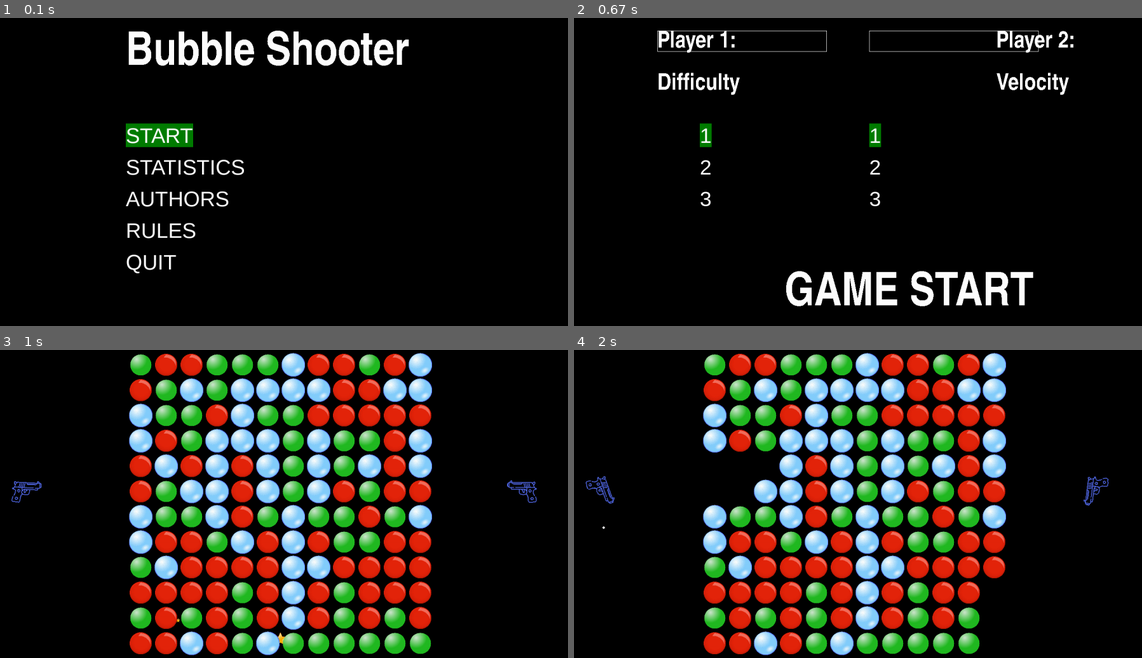
Above: before the commit, frames 1-4 (two rows, left to right).
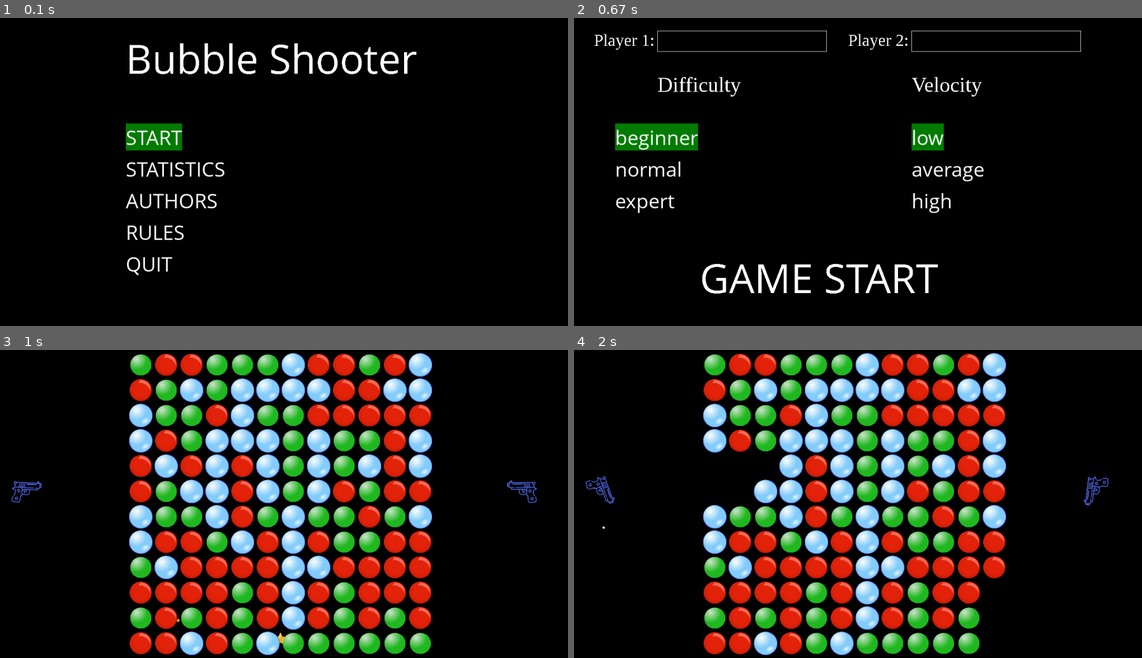
Above: after the commit, the same moments.

Repository: VorchukOleg/Project-pygame
Game: pygame game, started from rabota.py
Two runs of this game, one before a commit and one after it. Both use one fixed random seed, a clock stepped at 60 frames per second and the inputs below.
Inputs:
- Up to frame 1 (0.1 s): no input
- Up to frame 2 (0.67 s): tap Space at 0.33 s
- Up to frame 3 (1 s): click "GAME START" at 0.72 s
- Up to frame 4 (2 s): tap Space at 1, 1.88 s; hold Space 1.33-1.8 s; hold Up 1.33-1.8 s

The runs differ from the first frame. In frame 1, 5.5% of the frame differs, in the area x 22-74%, y 4-84%; in frame 2, 8.7%, in the area x 3-90%, y 4-94%; in frame 3, nothing differs; in frame 4, nothing differs.

Commit message:
game decor

Diff:
--- a/rabota.py
+++ b/rabota.py
@@ -17,7 +17,7 @@
 guns = pygame.sprite.Group()
 explosions = pygame.sprite.Group()
 pygame.display.set_caption('Bubble shooter')
-ARIAL_50 = pygame.font.SysFont('arial', 50)
+ARIAL_50 = pygame.font.SysFont('comicsansms', 50)
 clock = pygame.time.Clock()
 FPS = 200
 screen_rect = (0, 0, WIDTH, HEIGHT)
@@ -211,7 +211,7 @@
 
 explosion_animation = []
 for i in range(9):
-    img = pygame.transform.scale(load_image(f'Explosion{i}.png'), (30, 30))
+    img = pygame.transform.scale(load_image(f'Explosion{i}.png'), (80, 80))
     explosion_animation.append(img)
 
 
@@ -359,7 +359,7 @@
 
 
 def start_screen():
-    text = pygame.font.SysFont('impact', 100).render('Bubble Shooter', False, (255, 255, 255))
+    text = pygame.font.SysFont('comicsansms', 100).render('Bubble Shooter', False, (255, 255, 255))
     menu = Menu()
     menu.append_option("START", settings)
     menu.append_option('STATISTICS', stat)
@@ -399,29 +399,29 @@
 
 def settings():
     running = True
-    text_d = pygame.font.SysFont('impact', 50).render('Difficulty', False, (255, 255, 255))
-    text_v = pygame.font.SysFont('impact', 50).render('Velocity', False, (255, 255, 255))
-    text_p1 = pygame.font.SysFont('impact', 50).render('Player 1:', False, (255, 255, 255))
-    text_p2 = pygame.font.SysFont('impact', 50).render('Player 2:', False, (255, 255, 255))
-    name1 = pygame.draw.rect(screen, 'white', (200, 30, 400, 50))
-    name2 = pygame.draw.rect(screen, 'white', (700, 30, 400, 50))
+    text_d = pygame.font.SysFont('Times New Roman', 50).render('Difficulty', False, (255, 255, 255))
+    text_v = pygame.font.SysFont('Times New Roman', 50).render('Velocity', False, (255, 255, 255))
+    text_p1 = pygame.font.SysFont('Times New Roman', 40).render('Player 1:', False, (255, 255, 255))
+    text_p2 = pygame.font.SysFont('Times New Roman', 40).render('Player 2:', False, (255, 255, 255))
+    name1 = pygame.draw.rect(screen, 'white', (190, 30, 400, 50))
+    name2 = pygame.draw.rect(screen, 'white', (800, 30, 400, 50))
     name_1 = name_2 = ''
     menu = Menu()
     menuv = Menu()
-    menu.append_option("1", easy)  # CHANGE
-    menu.append_option('2', easy)
-    menu.append_option('3', easy)
-    menuv.append_option("1", easy)
-    menuv.append_option('2', easy)
-    menuv.append_option('3', easy)
+    menu.append_option("beginner", easy)  # CHANGE
+    menu.append_option('normal', easy)
+    menu.append_option('expert', easy)
+    menuv.append_option("low", easy)
+    menuv.append_option('average', easy)
+    menuv.append_option('high', easy)
     changing_name1 = changing_name2 = False
     current_menu = 0
     btn = Button()
     btn.set_text('GAME START')
     btn.set_size(100)
-    btn.set_font('impact')
+    btn.set_font('comicsansms')
     btn.set_draw_rect(False)
-    btn.set_rect(500, 600, 200, 100)
+    btn.set_rect(300, 550, 200, 100)
     while running:
         for event in pygame.event.get():
             if event.type == pygame.QUIT:
@@ -470,17 +470,17 @@
         screen.fill('black')
         btn.render()
         pygame.draw.rect(screen, 'white', (200, 30, 400, 50), 1)
-        pygame.draw.rect(screen, 'white', (700, 30, 400, 50), 1)
+        pygame.draw.rect(screen, 'white', (800, 30, 400, 50), 1)
         all_sprites.draw(screen)
         all_sprites.update()
-        menu.draw(screen, 300, 250, 75)
-        menuv.draw(screen, 700, 250, 75)
-        screen.blit(text_p1, (200, 30))
-        screen.blit(text_p2, (1000, 30))
-        screen.blit(pygame.font.SysFont('impact', 50).render(name_1, False, (255, 0, 0)), (200, 30))
-        screen.blit(pygame.font.SysFont('impact', 50).render(name_2, False, (0, 255, 0)), (700, 30))
+        menu.draw(screen, 100, 250, 75)
+        menuv.draw(screen, 800, 250, 75)
+        screen.blit(text_p1, (50, 30))
+        screen.blit(text_p2, (650, 30))
+        screen.blit(pygame.font.SysFont('monospace', 50).render(name_1, False, (255, 0, 0)), (200, 30))
+        screen.blit(pygame.font.SysFont('monospace', 50).render(name_2, False, (0, 255, 0)), (800, 30))
         screen.blit(text_d, (200, 130))
-        screen.blit(text_v, (1000, 130))
+        screen.blit(text_v, (800, 130))
         clock.tick(FPS)
         pygame.display.flip()
 
@@ -503,6 +503,8 @@
         for event in pygame.event.get():
             if event.type == pygame.QUIT:
                 running = False
+            if event.type == pygame.KEYDOWN and event.key == pygame.K_SPACE:
+                return start_screen()
         screen.fill((0, 0, 0))
         screen.blit(text_O, (x1, 300))
         screen.blit(text_K, (x2, 350))
@@ -614,7 +616,7 @@
 
 
 def gameover():
-    text = pygame.font.SysFont('impact', 100).render('Bubble Shooter', False, (255, 255, 255))
+    text = pygame.font.SysFont('comicsansms', 100).render('Bubble Shooter', False, (255, 255, 255))
     menu = Menu()
     menu.append_option("NEW GAME", game)
     menu.append_option('MENU', start_screen)
